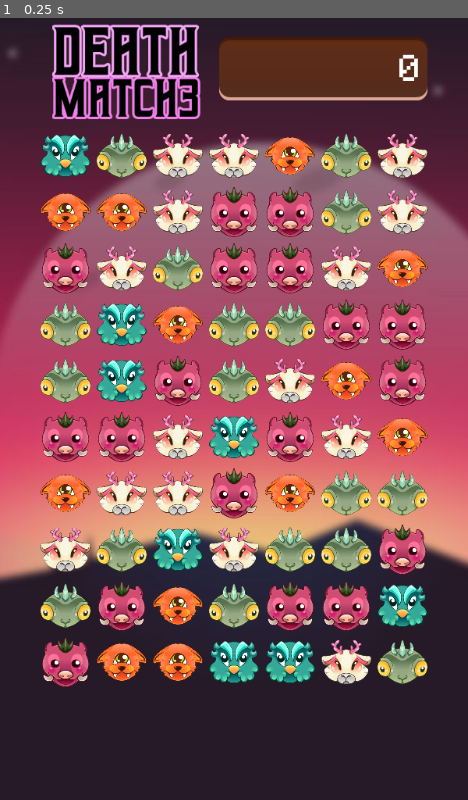
Above: before the commit, frame 1.
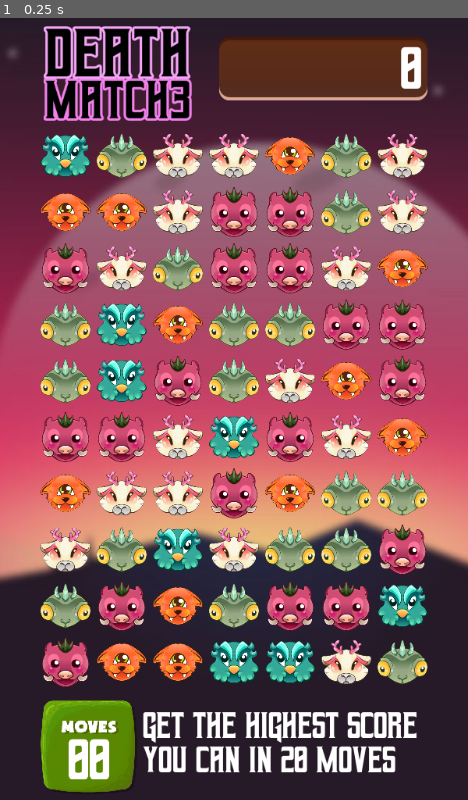
Above: after the commit, the same moment.

Repository: Zachacious/Match3Godot
Game: Godot game, scene res://main.tscn
The game is run twice, just before and just after one commit, with the same random seed, the same clock (stepped at 60 frames per second) and the same inputs.
Inputs:
- Up to frame 1 (0.25 s): no input

The runs differ from the first frame. In frame 1, 8.2% of the frame differs, in the area x 8-90%, y 0-99%.

Commit message:
changed font and added moves to the ui

Diff:
--- a/score_panel.tscn
+++ b/score_panel.tscn
@@ -1,11 +1,11 @@
 [gd_scene load_steps=6 format=2]
 
 [ext_resource path="res://text_panel.tscn" type="PackedScene" id=1]
-[ext_resource path="res://fonts/monogram.ttf" type="DynamicFontData" id=2]
+[ext_resource path="res://fonts/Geizer.otf" type="DynamicFontData" id=2]
 
 [sub_resource type="DynamicFont" id=1]
 size = 93
-extra_spacing_top = -37
+extra_spacing_top = -28
 font_data = ExtResource( 2 )
 
 [sub_resource type="Animation" id=2]
--- a/ui.tscn
+++ b/ui.tscn
@@ -1,7 +1,17 @@
-[gd_scene load_steps=3 format=2]
+[gd_scene load_steps=7 format=2]
 
 [ext_resource path="res://score_panel.tscn" type="PackedScene" id=1]
 [ext_resource path="res://sprites/logo.png" type="Texture" id=2]
+[ext_resource path="res://ui/match3/moves.png" type="Texture" id=3]
+[ext_resource path="res://fonts/Geizer.otf" type="DynamicFontData" id=4]
+
+[sub_resource type="DynamicFont" id=1]
+size = 179
+font_data = ExtResource( 4 )
+
+[sub_resource type="DynamicFont" id=2]
+size = 47
+font_data = ExtResource( 4 )
 
 [node name="ui" type="Node2D"]
 
@@ -13,7 +23,35 @@
 margin_right = 548.0
 margin_bottom = 117.0
 
-[node name="Logo" type="Sprite" parent="score_panel"]
-position = Vector2( -118, 46 )
+[node name="Logo" type="Sprite" parent="."]
+position = Vector2( 152, 84 )
 scale = Vector2( 0.747059, 0.747059 )
 texture = ExtResource( 2 )
+
+[node name="Control" type="Control" parent="."]
+margin_right = 40.0
+margin_bottom = 40.0
+
+[node name="Moves" type="Sprite" parent="Control"]
+position = Vector2( 114, 945 )
+scale = Vector2( 0.411082, 0.411082 )
+texture = ExtResource( 3 )
+
+[node name="Label" type="Label" parent="Control/Moves"]
+margin_left = -146.0
+margin_top = -61.0
+margin_right = 146.0
+margin_bottom = 138.0
+custom_fonts/font = SubResource( 1 )
+text = "00"
+align = 1
+valign = 1
+
+[node name="Label" type="Label" parent="Control"]
+margin_left = 183.0
+margin_top = 896.0
+margin_right = 549.0
+margin_bottom = 1000.0
+custom_fonts/font = SubResource( 2 )
+text = "Get the highest score you can in 20 moves"
+autowrap = true
Not shown, removed: fonts/CHUNKY/ABOUT.txt
Binary file removed: fonts/CHUNKY/CHUNKY-webfont.woff
Binary file removed: fonts/CHUNKY/CHUNKY-webfont.woff2
Binary file removed: fonts/CHUNKY/CHUNKY.bmp
Not shown, removed: fonts/CHUNKY/CHUNKY.bmp.import
Binary file removed: fonts/CHUNKY/CHUNKY.png
Not shown, removed: fonts/CHUNKY/CHUNKY.png.import
Binary file removed: fonts/CHUNKY/CHUNKY.ttf
Not shown, removed: fonts/CHUNKY/LICENSE.txt
Not shown, removed: fonts/Dicier v1_5_3/Dicier User Guide v1_5_3.txt
Not shown, removed: fonts/Dicier v1_5_3/Dicier codes v1_5_3.txt
Not shown, removed: fonts/Dicier v1_5_3/Dicier license v1_5_3.txt
(and 44 more such lines)
